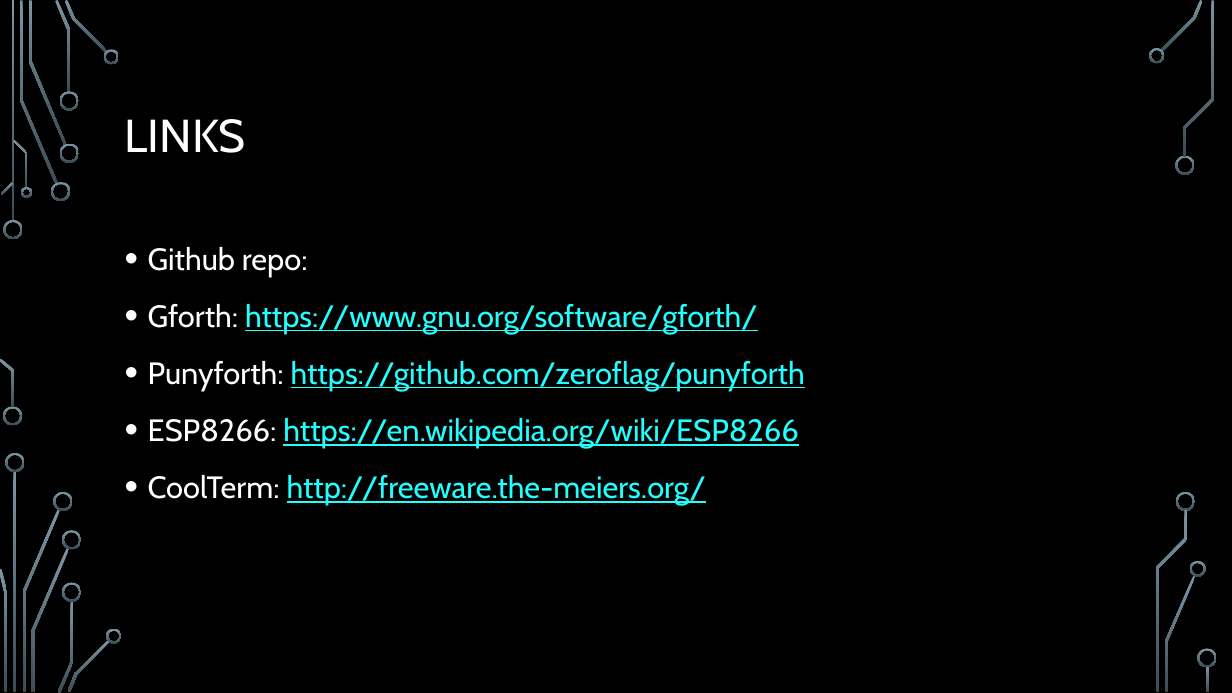
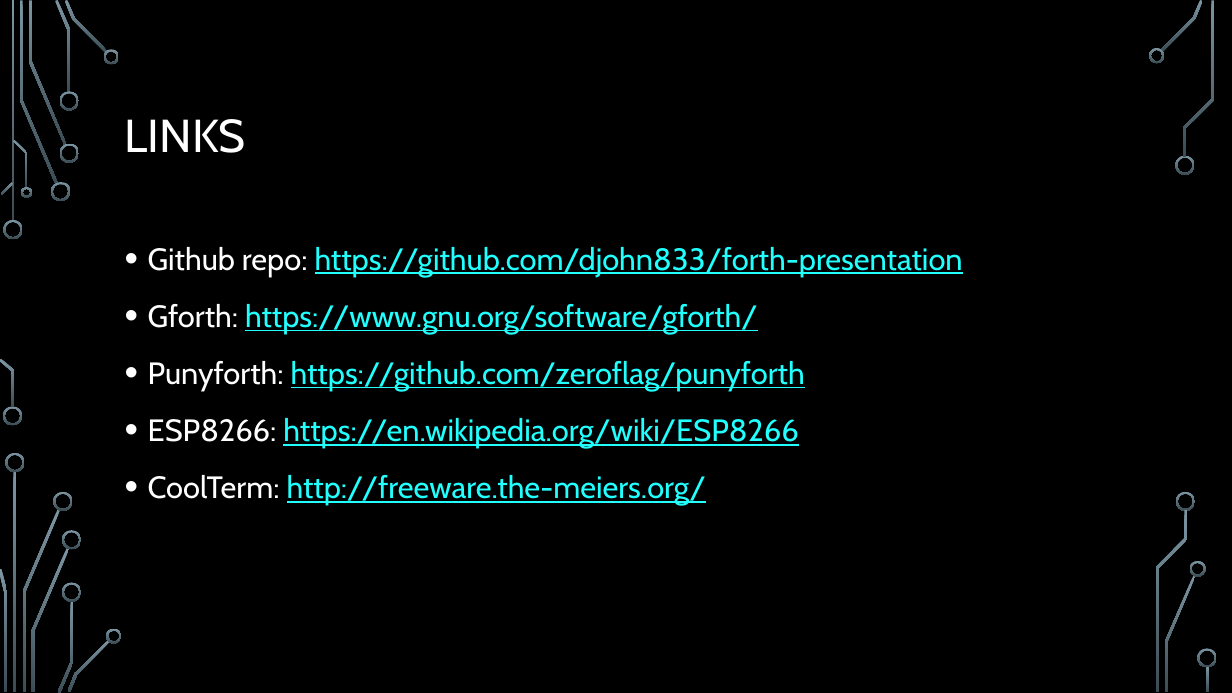
Before and after one commit to djohn833/forth-presentation, a slide deck: slide 47 of presentation/Intro to Forth.pptx (slide 46 before the commit). Drawn at 1232x693 pixels with LibreOffice and Linux fonts; fonts in the diff are those of the drawing; background and template pictures are left out. Boxes give left, top, right and bottom in pixels: in the first picture for what was removed or moved away, otherwise in the second. Text is boxed around its words. In the diff, an @@ line names an element or a change of style, - is before the commit and + after.

```diff
--- a/presentation/Intro to Forth.pptx
+++ b/presentation/Intro to Forth.pptx
@@ text at <box>148,247,963,276</box>: text changed; text colour #FFFFFF to #22FFFF @@
-• Github repo:
+• Github repo: https://github.com/djohn833/forth-presentation
```
Also in this commit, not shown: 5 other slides changed, 1 slide added, 3 other files.
